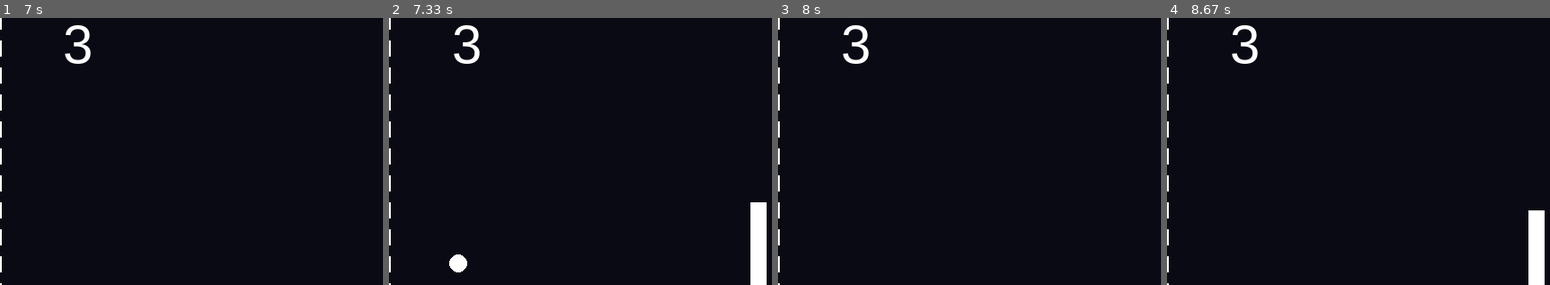
Above: before the commit, frames 1-4 (left to right).
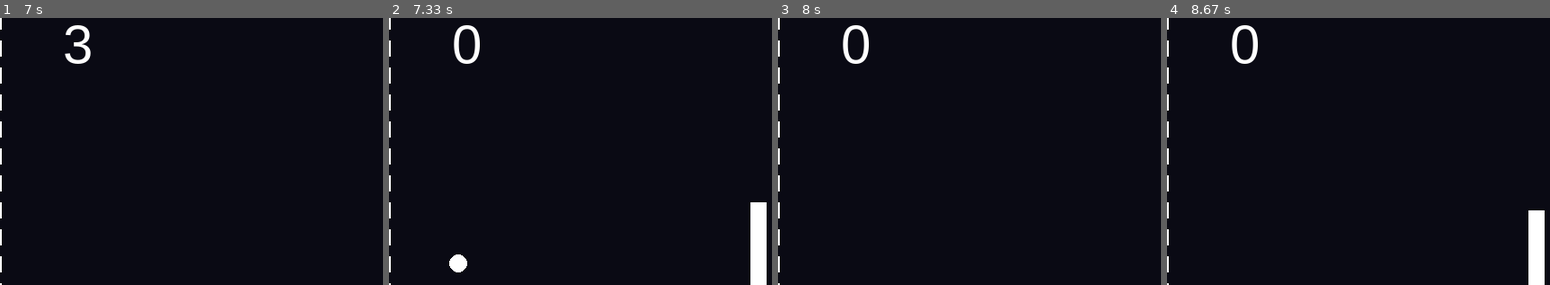
Above: after the commit, the same moments.

Repository: alexgbrandt/pygame-pong-game
Game: pygame game, started from main.py
The game is run twice, just before and just after one commit, with the same random seed, the same clock (stepped at 60 frames per second) and the same inputs.
Inputs:
- Up to frame 1 (7 s): tap 1 at 0.33 s; hold W 0.67-1.13 s; hold S 1.17-1.47 s; hold W 1.5-1.87 s; hold S 1.9-2.27 s; hold W 2.3-2.6 s; hold S 2.63-2.93 s; hold W 2.97-3.33 s; hold S 3.37-3.73 s; hold W 3.77-4.07 s; hold S 4.1-4.4 s; hold W 4.43-4.8 s; hold S 4.83-5.2 s; hold W 5.23-5.53 s; hold S 5.57-5.87 s; hold W 5.9-6.27 s; hold S 6.3-6.67 s; hold W from 6.7 s (still down)
- Up to frame 2 (7.33 s): release W at 7 s; hold S from 7.03 s (still down); tap 1 at 7.18 s
- Up to frame 3 (8 s): release S at 7.33 s; hold W 7.37-7.73 s; tap 2 at 7.52 s; hold Down from 7.77 s (still down)
- Up to frame 4 (8.67 s): release Down at 8.13 s; hold Up 8.17-8.47 s; hold W 8.17-8.47 s; tap 1 at 8.32 s; hold Down from 8.5 s (still down); hold S from 8.5 s (still down); tap 2 at 8.65 s
The pictures show only the part of the screen within x 50-100%, y 6-56%; the shares and areas given below are measured in that part.

Frame 1 is identical in both runs. In frame 2, 0.3% of the frame differs, in the area x 16-24%, y 2-18%; in frame 3, 0.3%; in frame 4, 0.3%.

Commit message:
Add survival-based high score and unlockable paddle colors to the Pong model.

Diff:
--- a/model.py
+++ b/model.py
@@ -1,5 +1,7 @@
 from __future__ import annotations
 
+import json
+import os
 import random
 from dataclasses import dataclass
 from typing import Dict, Optional, Tuple
@@ -8,6 +10,27 @@
 def clamp(value: float, minimum: float, maximum: float) -> float:
     """Keep a numeric value within a lower and upper bound."""
     return max(minimum, min(maximum, value))
+
+
+PADDLE_COLORS: Dict[str, Tuple[int, int, int]] = {
+    "white": (255, 255, 255),
+    "red": (255, 100, 100),
+    "blue": (100, 170, 255),
+    "green": (110, 230, 120),
+    "purple": (196, 120, 255),
+    "gold": (255, 214, 102),
+}
+
+PADDLE_UNLOCKS: Dict[str, float] = {
+    "white": 0.0,
+    "red": 5.0,
+    "blue": 12.0,
+    "green": 20.0,
+    "purple": 35.0,
+    "gold": 60.0,
+}
+
+HIGH_SCORE_PATH = os.path.join(os.path.dirname(__file__), "pong_save.json")
 
 
 @dataclass
@@ -23,12 +46,10 @@
 
     def reset(self, screen_height: int) -> None:
         """Center the paddle horizontally and place it at the vertical midpoint."""
-        # A paddle is always centered vertically at the start of a round.
         self.y = (screen_height - self.height) / 2
 
     def move(self, direction: float, dt: float, screen_height: int) -> None:
         """Move the paddle up or down while keeping it inside the game area."""
-        # direction is -1 for up, 0 for no movement, and 1 for down.
         minimum_y = 0
         maximum_y = screen_height - self.height
 
@@ -53,7 +74,6 @@
         self.x = screen_width / 2
         self.y = screen_height / 2
 
-        # Choose a random horizontal direction so the rally feels fair and varied.
         direction = random.choice([-1, 1])
         angle = random.uniform(-1.0, 1.0)
 
@@ -82,7 +102,6 @@
         screen_height: int,
     ) -> None:
         """Bounce the ball when it touches either paddle."""
-        # We only care about collisions when the ball is within the paddle's vertical range.
         paddle_top = paddle.y
         paddle_bottom = paddle.y + paddle.height
         within_vertical_range = paddle_top <= self.y <= paddle_bottom
@@ -91,19 +110,16 @@
             return
 
         if is_left_paddle:
-            # Left paddle must be hit from the left side of the ball.
             if self.x - self.radius <= paddle.x + paddle.width and self.vx < 0:
                 self.x = paddle.x + paddle.width + self.radius
                 self.vx = abs(self.vx)
                 self.vy += (self.y - (paddle_top + paddle.height / 2)) * 0.12
         else:
-            # Right paddle must be hit from the right side of the ball.
             if self.x + self.radius >= paddle.x and self.vx > 0:
                 self.x = paddle.x - self.radius
                 self.vx = -abs(self.vx)
                 self.vy += (self.y - (paddle_top + paddle.height / 2)) * 0.12
 
-        # Clamp velocity so a paddle hit cannot make the ball travel too fast.
         self.vx = clamp(self.vx, -950, 950)
         self.vy = clamp(self.vy, -700, 700)
 
@@ -111,7 +127,6 @@
 class GameModel:
     """The model contains the game state and rules for Pong."""
 
-    # These constants define the board size and movement settings.
     WIDTH = 900
     HEIGHT = 600
     PADDLE_WIDTH = 18
@@ -121,37 +136,36 @@
     BALL_SPEED = 520
 
     def __init__(self) -> None:
-        # Screen dimensions are stored here so the view and controller can reference them.
         self.screen_width = self.WIDTH
         self.screen_height = self.HEIGHT
-
-        # mode is None before the player chooses a game mode.
-        self.mode: Optional[str] = None  # "single" or "two_player"
-
-        # Score tracks the current points for both players.
+        self.mode: Optional[str] = None
         self.score: Dict[str, int] = {"left": 0, "right": 0}
 
-        # Create the left paddle with a white color for contrast.
+        self.high_score = 0.0
+        self.single_player_time = 0.0
+        self.selected_paddle_color = "white"
+        self.unlocked_paddle_colors = ["white"]
+
+        self.load_progress()
+
         self.left_paddle = Paddle(
             x=30,
             y=(self.screen_height - self.PADDLE_HEIGHT) / 2,
             width=self.PADDLE_WIDTH,
             height=self.PADDLE_HEIGHT,
             speed=self.PADDLE_SPEED,
-            color=(255, 255, 255),
-        )
-
-        # Create the right paddle on the opposite side of the screen.
+            color=PADDLE_COLORS[self.selected_paddle_color],
+        )
+
         self.right_paddle = Paddle(
             x=self.screen_width - 30 - self.PADDLE_WIDTH,
             y=(self.screen_height - self.PADDLE_HEIGHT) / 2,
             width=self.PADDLE_WIDTH,
             height=self.PADDLE_HEIGHT,
             speed=self.PADDLE_SPEED,
-            color=(255, 255, 255),
-        )
-
-        # Create the ball at the center of the board.
+            color=PADDLE_COLORS[self.selected_paddle_color],
+        )
+
         self.ball = Ball(
             x=self.screen_width / 2,
             y=self.screen_height / 2,
@@ -162,10 +176,88 @@
             color=(255, 255, 255),
         )
 
+        self.update_unlocked_colors()
+        self.apply_selected_color()
+
+    def load_progress(self) -> None:
+        """Read the saved high score and unlock data from disk if it exists."""
+        if not os.path.exists(HIGH_SCORE_PATH):
+            self.high_score = 0.0
+            self.selected_paddle_color = "white"
+            self.unlocked_paddle_colors = ["white"]
+            return
+
+        try:
+            with open(HIGH_SCORE_PATH, "r", encoding="utf-8") as save_file:
+                data = json.load(save_file)
+
+            self.high_score = float(data.get("high_score", 0.0))
+            self.selected_paddle_color = data.get("selected_color", "white")
+            if self.selected_paddle_color not in PADDLE_COLORS:
+                self.selected_paddle_color = "white"
+
+            unlocked = data.get("unlocked_colors", ["white"])
+            self.unlocked_paddle_colors = [
+                color_name for color_name in unlocked if color_name in PADDLE_COLORS
+            ]
+            if not self.unlocked_paddle_colors:
+                self.unlocked_paddle_colors = ["white"]
+
+            if self.selected_paddle_color not in self.unlocked_paddle_colors:
+                self.selected_paddle_color = self.unlocked_paddle_colors[0]
+
+        except (json.JSONDecodeError, OSError, TypeError, ValueError):
+            self.high_score = 0.0
+            self.selected_paddle_color = "white"
+            self.unlocked_paddle_colors = ["white"]
+
+    def save_progress(self) -> None:
+        """Persist the current high score, unlocks, and selected color."""
+        self.update_unlocked_colors()
+        data = {
+            "high_score": round(self.high_score, 1),
+            "selected_color": self.selected_paddle_color,
+            "unlocked_colors": self.unlocked_paddle_colors,
+        }
+
+        with open(HIGH_SCORE_PATH, "w", encoding="utf-8") as save_file:
+            json.dump(data, save_file)
+
+    def update_unlocked_colors(self) -> None:
+        """Unlock paddle colors as the player reaches the required high score."""
+        self.unlocked_paddle_colors = ["white"]
+        for color_name, threshold in PADDLE_UNLOCKS.items():
+            if color_name == "white":
+                continue
+            if self.high_score >= threshold:
+                self.unlocked_paddle_colors.append(color_name)
+
+        if self.selected_paddle_color not in self.unlocked_paddle_colors:
+            self.selected_paddle_color = self.unlocked_paddle_colors[0]
+
+    def apply_selected_color(self) -> None:
+        """Apply the selected paddle color to both paddles."""
+        color = PADDLE_COLORS.get(self.selected_paddle_color, PADDLE_COLORS["white"])
+        self.left_paddle.color = color
+        self.right_paddle.color = color
+
+    def cycle_paddle_color(self) -> None:
+        """Move to the next unlocked paddle color and save the selection."""
+        if not self.unlocked_paddle_colors:
+            return
+
+        current_index = self.unlocked_paddle_colors.index(self.selected_paddle_color)
+        next_index = (current_index + 1) % len(self.unlocked_paddle_colors)
+        self.selected_paddle_color = self.unlocked_paddle_colors[next_index]
+        self.apply_selected_color()
+        self.save_progress()
+
     def start_mode(self, mode: str) -> None:
         """Start a specific game mode and reset the board for a new round."""
-        # mode should be either "single" (player vs CPU) or "two_player".
         self.mode = mode
+        self.score = {"left": 0, "right": 0}
+        if mode == "single":
+            self.single_player_time = 0.0
         self.reset_round()
 
     def reset_round(self) -> None:
@@ -179,7 +271,6 @@
         if self.mode != "single":
             return
 
-        # The CPU tries to align with the ball's current vertical position.
         target_y = self.ball.y - self.right_paddle.height / 2
         direction = 0
 
@@ -191,19 +282,14 @@
 
         self.right_paddle.move(direction, dt, self.screen_height)
 
-    def update(
-        self,
-        dt: float,
-        left_up: bool,
-        left_down: bool,
-        right_up: bool,
-        right_down: bool,
-    ) -> None:
+    def update(self, dt: float, left_up: bool, left_down: bool, right_up: bool, right_down: bool) -> None:
         """Update the game state for one frame based on player input and AI."""
         if self.mode is None:
             return
 
-        # Handle left paddle movement using W and S.
+        if self.mode == "single":
+            self.single_player_time += dt
+
         left_direction = 0
         if left_up:
             left_direction -= 1
@@ -211,7 +297,6 @@
             left_direction += 1
         self.left_paddle.move(left_direction, dt, self.screen_height)
 
-        # Update the right paddle based on selected mode.
         if self.mode == "single":
             self.update_cpu_paddle(dt)
         else:
@@ -222,11 +307,9 @@
                 right_direction += 1
             self.right_paddle.move(right_direction, dt, self.screen_height)
 
-        # Ball movement and wall collisions.
         self.ball.move(dt)
         self.ball.bounce_off_top_bottom(self.screen_height)
 
-        # Check collisions with both paddles.
         self.ball.handle_paddle_collision(
             self.left_paddle,
             is_left_paddle=True,
@@ -240,10 +323,16 @@
             screen_height=self.screen_height,
         )
 
-        # Score a point when the ball passes a side boundary.
         if self.ball.x - self.ball.radius <= 0:
+            # The player conceded a point in single-player mode.
+            if self.mode == "single":
+                self.high_score = max(self.high_score, self.single_player_time)
+                self.single_player_time = 0.0
+                self.update_unlocked_colors()
+                self.save_progress()
             self.score["right"] += 1
             self.reset_round()
         elif self.ball.x + self.ball.radius >= self.screen_width:
+            # The player scored a point; keep the survival timer running.
             self.score["left"] += 1
             self.reset_round()
